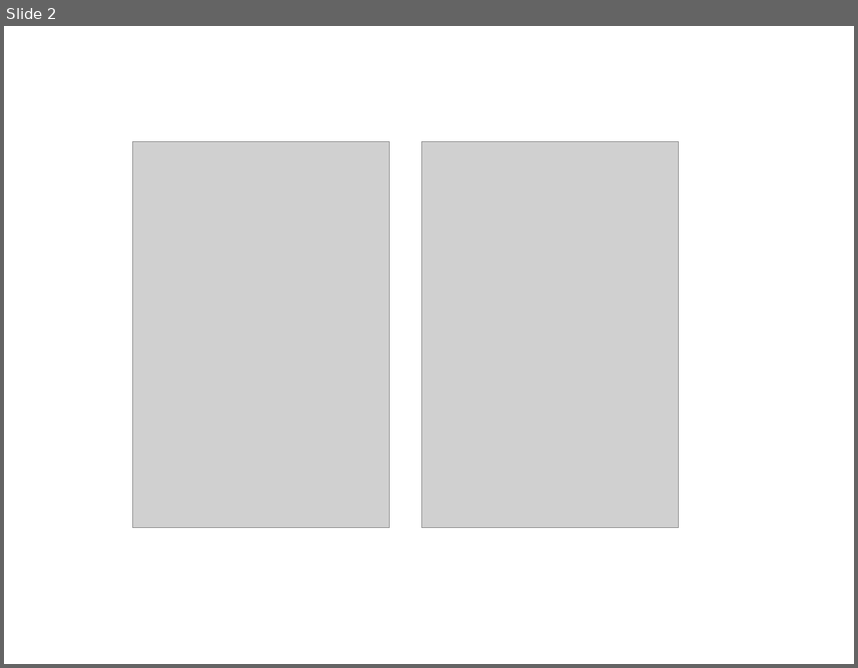
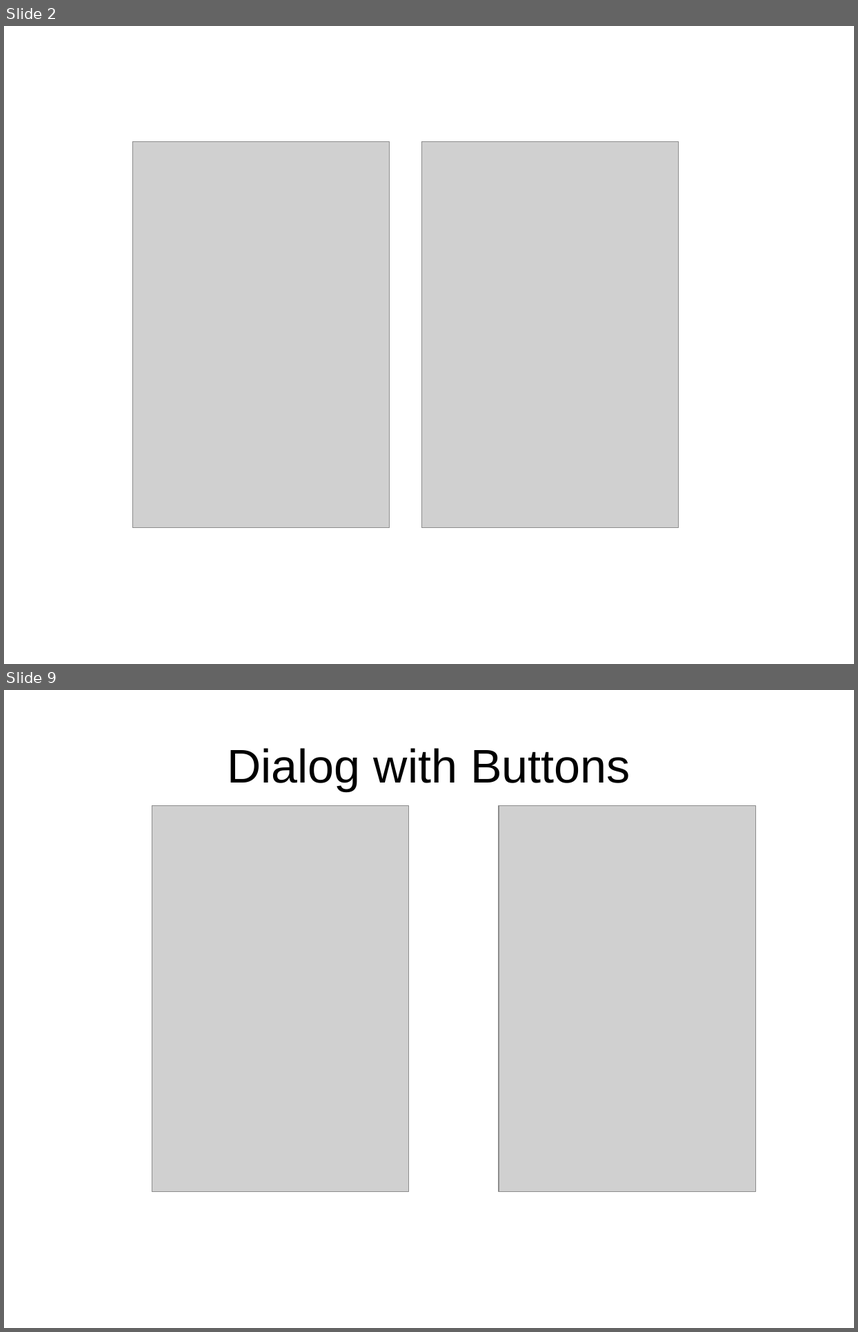
Before and after one commit to thegreatdao/testa, a slide deck: assets/android2.odp. Shown one above the other, each under a label of ours: slide 2 before the commit, slides 2 and 9 after it; the slides between them are not shown. The pictures are 858x668 and 858x1332 pixels, drawn with LibreOffice and Linux fonts; fonts in the diff are those of the drawing; grey boxes stand for pictures. Boxes give left, top, right and bottom in pixels: in the first picture for what was removed or moved away, otherwise in the second. Text is boxed around its words. In the diff, an @@ line names an element or a change of style, - is before the commit and + after.

```diff
--- a/assets/android2.odp
+++ b/assets/android2.odp
@@ slide 9 added at box(4, 690, 854, 1328), background #FFFFFF @@
@@ title added at box(227, 748, 630, 791), 44 pt, text #000000 @@
+Dialog with Buttons
@@ picture added at box(152, 806, 409, 1192) @@
@@ picture added at box(499, 806, 756, 1192) @@
```
Also in this commit, not shown: 12 other slides added, 10 other files.
